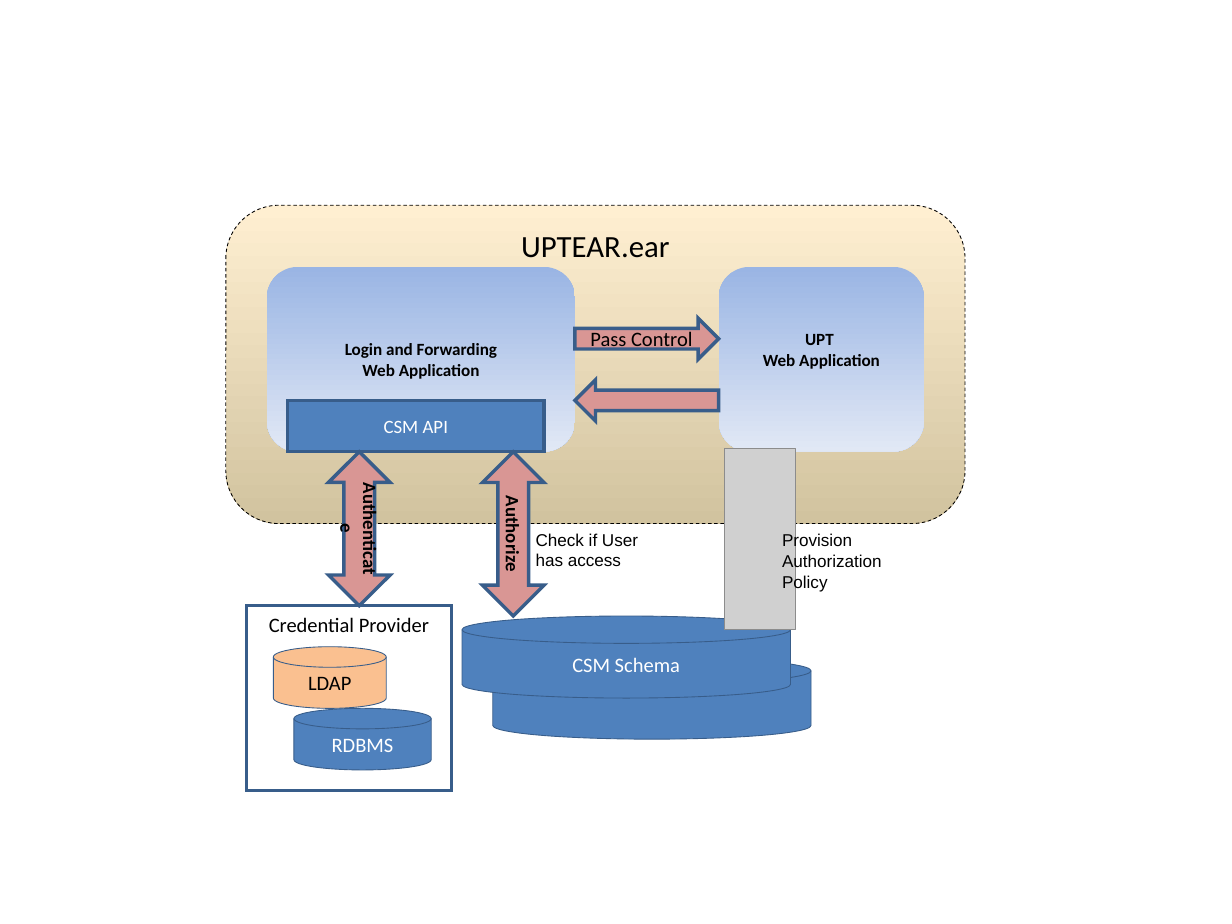
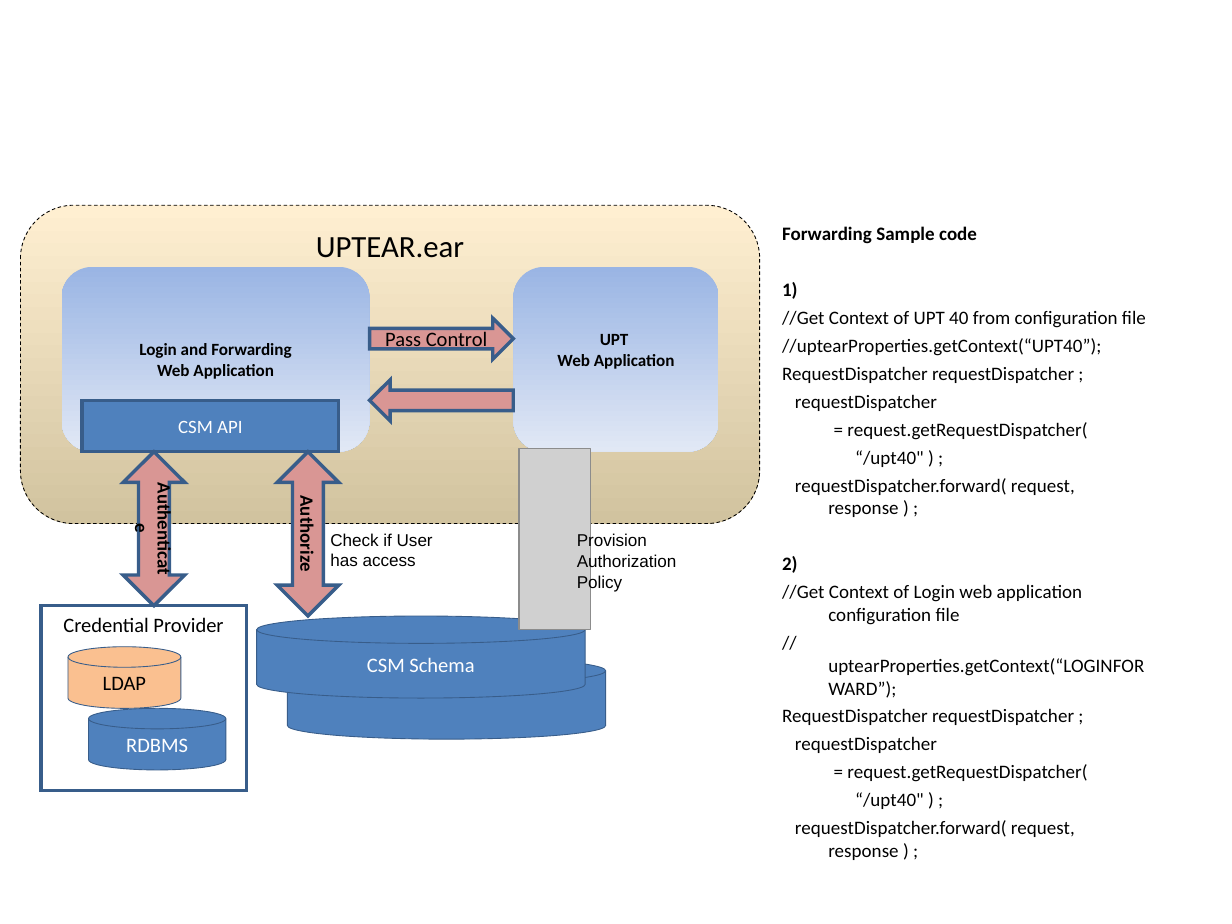
Before and after one commit to CBIIT/common-security-module-docs, a slide deck: slide 12 of CSM 4.2/Development/Design/Diagrams.ppt (slide 2 before the commit). Drawn at 1232x924 pixels with LibreOffice and Linux fonts; fonts in the diff are those of the drawing; grey boxes stand for pictures. Boxes give left, top, right and bottom in pixels: in the first picture for what was removed or moved away, otherwise in the second. Text is boxed around its words. In the diff, an @@ line names an element or a change of style, - is before the commit and + after.

Commit message:
SVN-Revision: 2902

```diff
--- a/CSM 4.2/Development/Design/Diagrams.ppt
+++ b/CSM 4.2/Development/Design/Diagrams.ppt
@@ text added at (782,226,1146,860), 11.1 pt, text #000000 @@
+Forwarding Sample code
+1)
+//Get Context of UPT 40 from configuration file
+//uptearProperties.getContext(“UPT40”);
+RequestDispatcher requestDispatcher ;
+requestDispatcher
+= request.getRequestDispatcher(
+“/upt40" ) ;
+requestDispatcher.forward( request, response ) ;
+2)
+//Get Context of Login web application configuration file
+//uptearProperties.getContext(“LOGINFORWARD”);
+RequestDispatcher requestDispatcher ;
+requestDispatcher
+= request.getRequestDispatcher(
+“/upt40" ) ;
+requestDispatcher.forward( request, response ) ;
@@ right arrow "Pass Control" at (370,318,514,359): proportions changed @@
@@ 4 cylinders, 3 rounded rectangles, 2 rectangles, 2 up down arrows, 2 right arrows, 2 texts, 1 picture: place and size @@
-4 cylinders, 3 rounded rectangles, 2 rectangles, 2 up down arrows, 2 right arrows, 2 texts, 1 picture at (225,206,965,791)
+4 cylinders, 3 rounded rectangles, 2 rectangles, 2 up down arrows, 2 right arrows, 2 texts, 1 picture at (21,206,760,791)
@@ right arrow at (370,379,514,420): proportions changed @@
```
Also in this commit, not shown: 3 other slides changed, 8 slides added.
